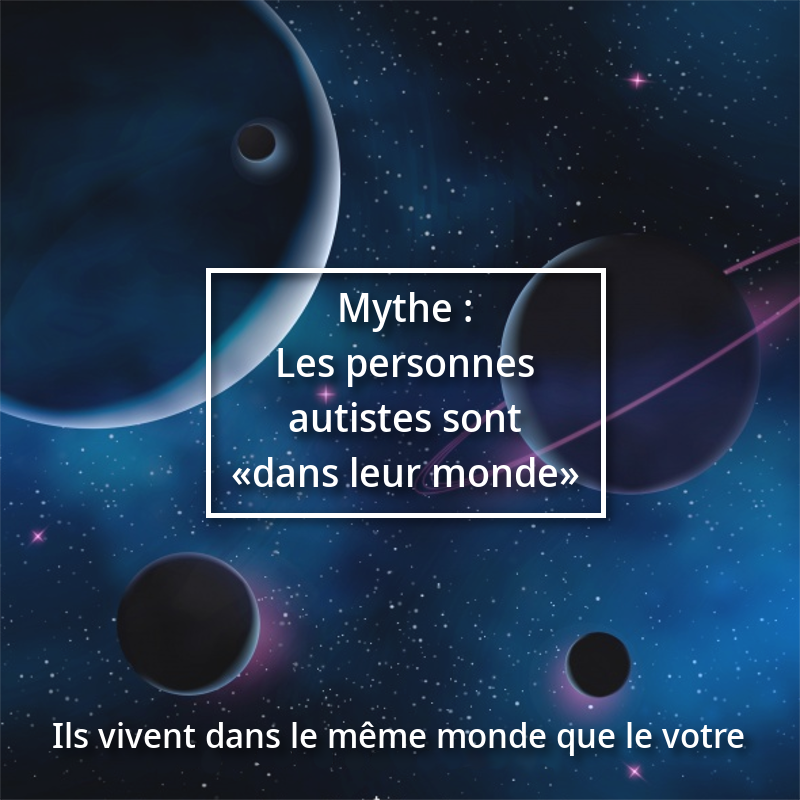
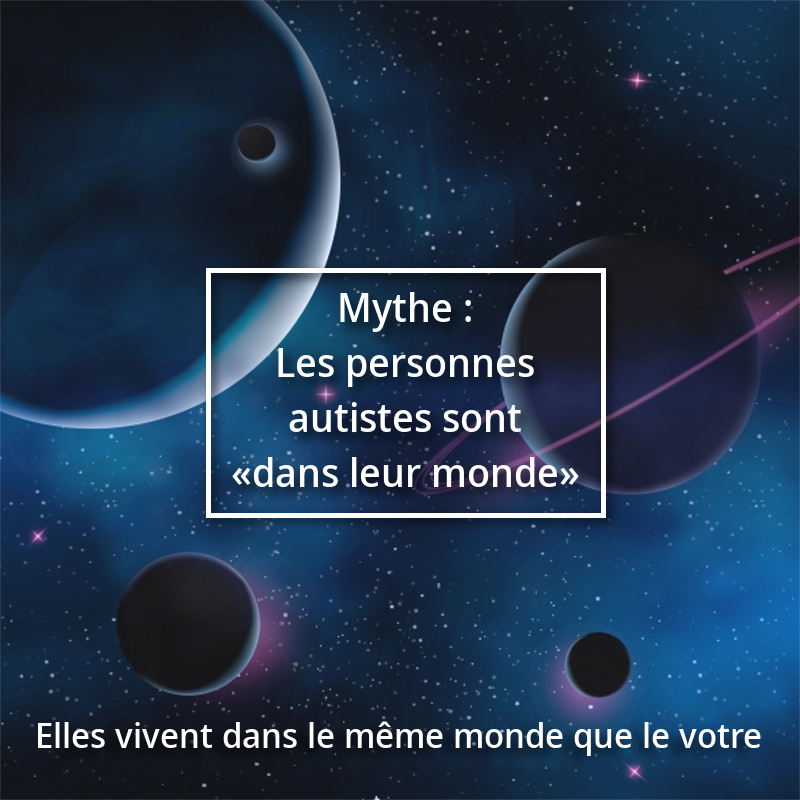
Two versions of the same layered image (800x800). Layer-by-layer changes:
renamed "Ils vivent dans le même monde ..." to "Elles vivent dans le même mond...", painted on it over <box>38,721,761,756</box>
